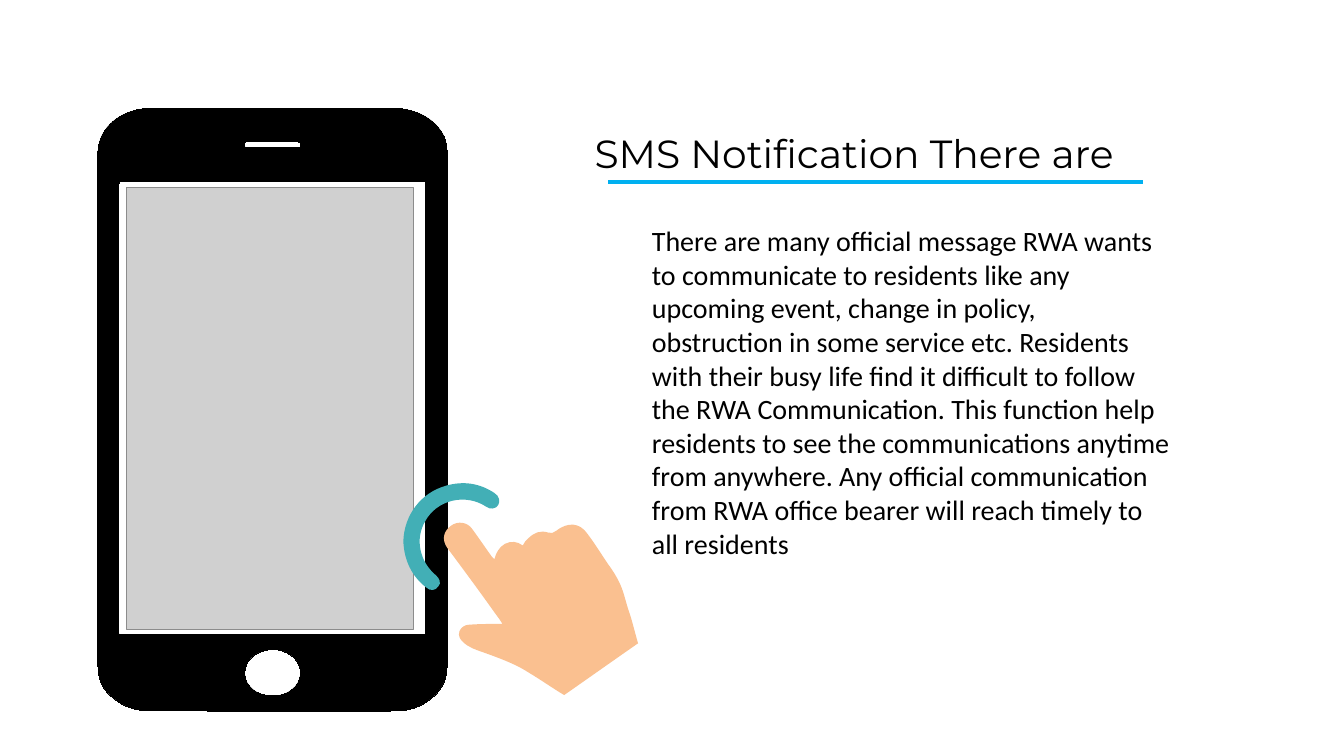
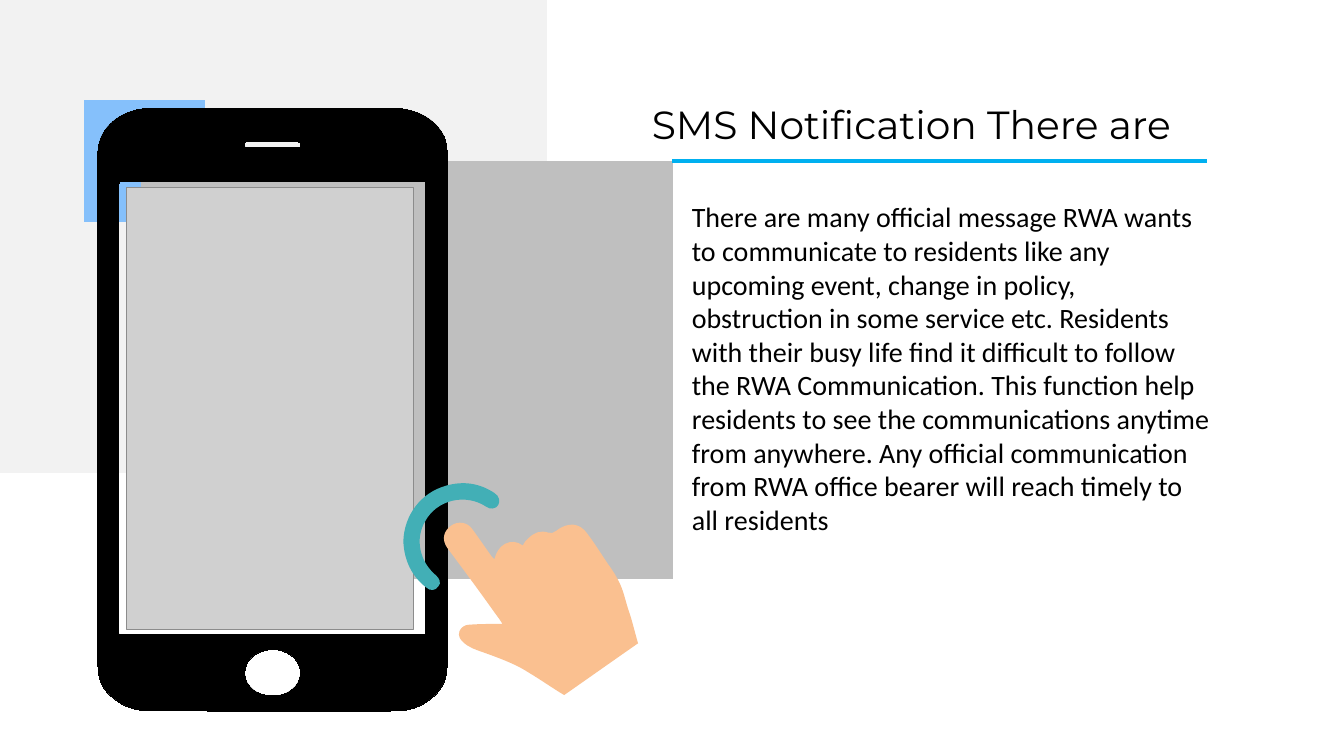
Before and after one commit to Anvisys/Documents, a slide deck: slide 11 of Nestin presentation & poster.pptx (slide 9 before the commit). Drawn at 1344x756 pixels with LibreOffice and Linux fonts; fonts in the diff are those of the drawing; grey boxes stand for pictures. Boxes give left, top, right and bottom in pixels: in the first picture for what was removed or moved away, otherwise in the second. Text is boxed around its words. In the diff, an @@ line names an element or a change of style, - is before the commit and + after.

```diff
--- a/Nestin presentation & poster.pptx
+++ b/Nestin presentation & poster.pptx
@@ freeform shape added at bbox=[0, 0, 546, 473], fill #F2F2F2, outline #F2F2F2 0 pt @@
@@ freeform shape added at bbox=[85, 101, 205, 221], fill #85C0FB, outline #85C0FB 0 pt @@
@@ text "SMS Notification There are": place and size @@
-text "SMS Notification There are" at bbox=[595, 138, 1114, 169]
+text "SMS Notification There are" at bbox=[652, 109, 1171, 140]
@@ freeform shape added at bbox=[142, 161, 673, 579], fill #BFBFBF, outline #BFBFBF 0 pt @@
@@ line moved from (609, 181) - (1143, 181) to (673, 161) - (1207, 161) @@
@@ text "There are many official message ...": place and size @@
-text "There are many official message ..." at bbox=[652, 231, 1169, 555]
+text "There are many official message ..." at bbox=[692, 207, 1209, 531]
```
Also in this commit, not shown: 5 other slides changed, 2 slides added, 4 other files.
